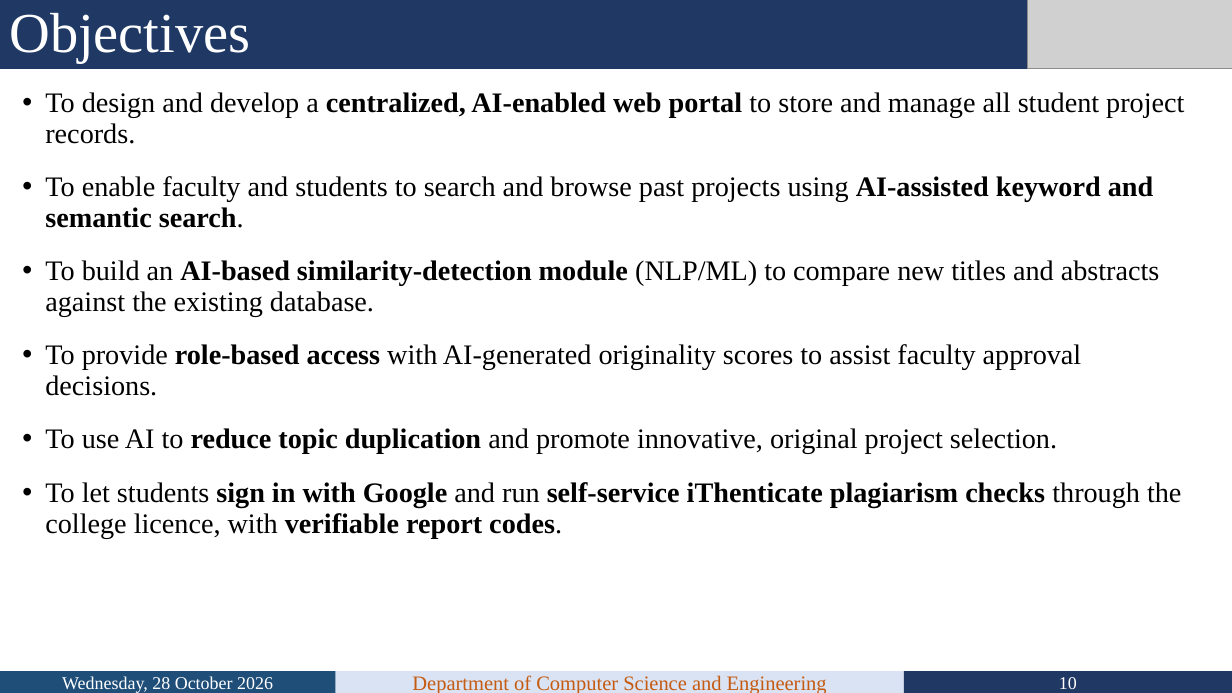
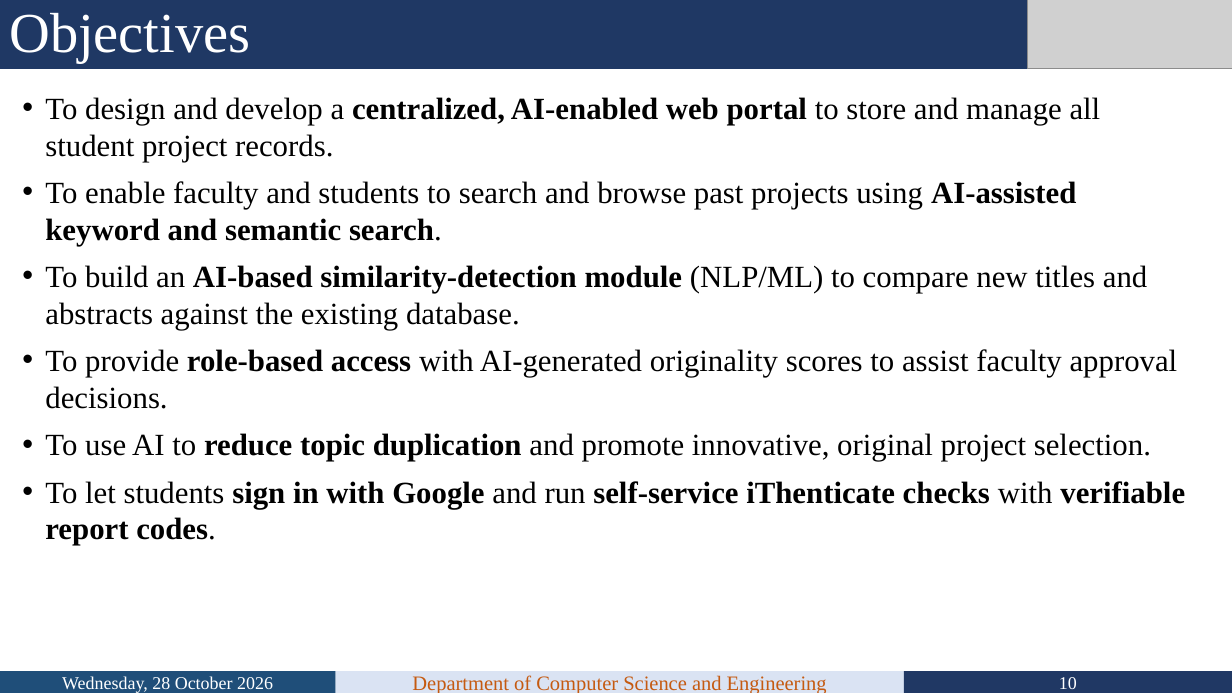
Before and after one commit to VedanshSharma53/Micro-Projects, a slide deck: slide 10 of paper/MP_TG10_Review_PPT_Updated.pptx. Drawn at 1232x693 pixels with LibreOffice and Linux fonts; fonts in the diff are those of the drawing; grey boxes stand for pictures; background and template pictures are left out. Boxes give left, top, right and bottom in pixels: in the first picture for what was removed or moved away, otherwise in the second. Text is boxed around its words. In the diff, an @@ line names an element or a change of style, - is before the commit and + after.

```diff
--- a/paper/MP_TG10_Review_PPT_Updated.pptx
+++ b/paper/MP_TG10_Review_PPT_Updated.pptx
@@ text at [45, 97, 1178, 461]: size 22 to 24 pt in "To design and develop a centralized, AI-enabled ...", "To enable faculty and students to search ...", "To build an AI-based similarity-detection module (NLP/ML) ...", "To provide role-based access with AI-generated originality ..." and 1 more places; line spacing 0.9 to 1; less space between paragraphs @@
@@ text at [45, 481, 1185, 546]: text changed; size 22 to 24 pt @@
-• To let students sign in with Google and run self-service iThenticate plagiarism checks through the college licence, with verifiable report codes.
+• To let students sign in with Google and run self-service iThenticate checks with verifiable report codes.
```
Also in this commit, not shown: 19 other slides changed, 4 other files.
